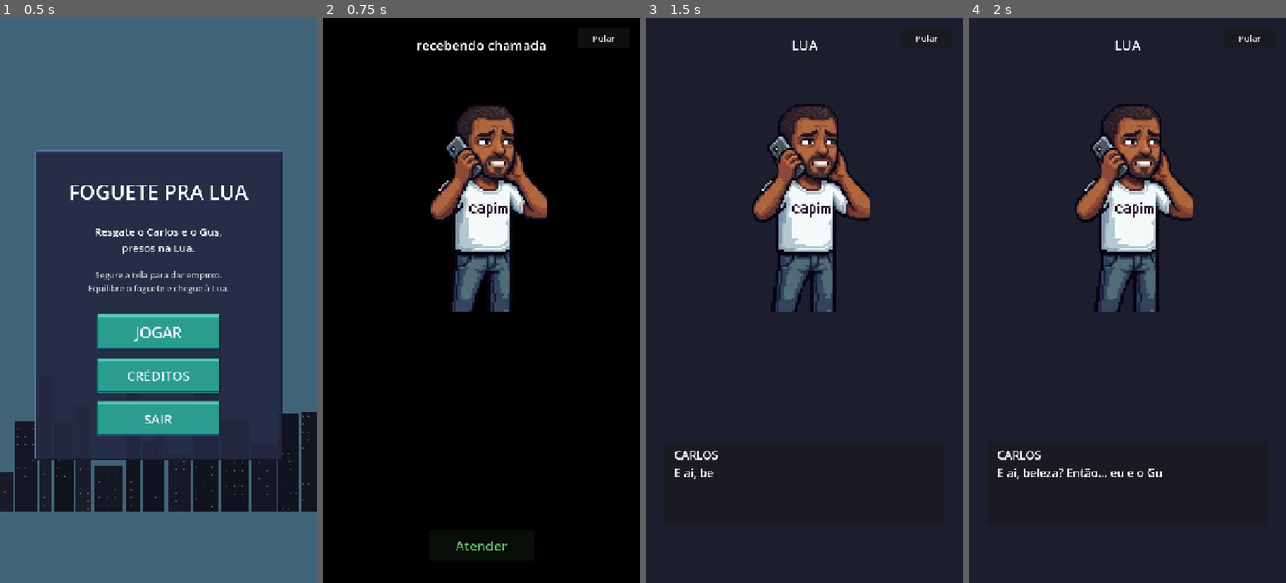
Above: before the commit, frames 1-4 (left to right).
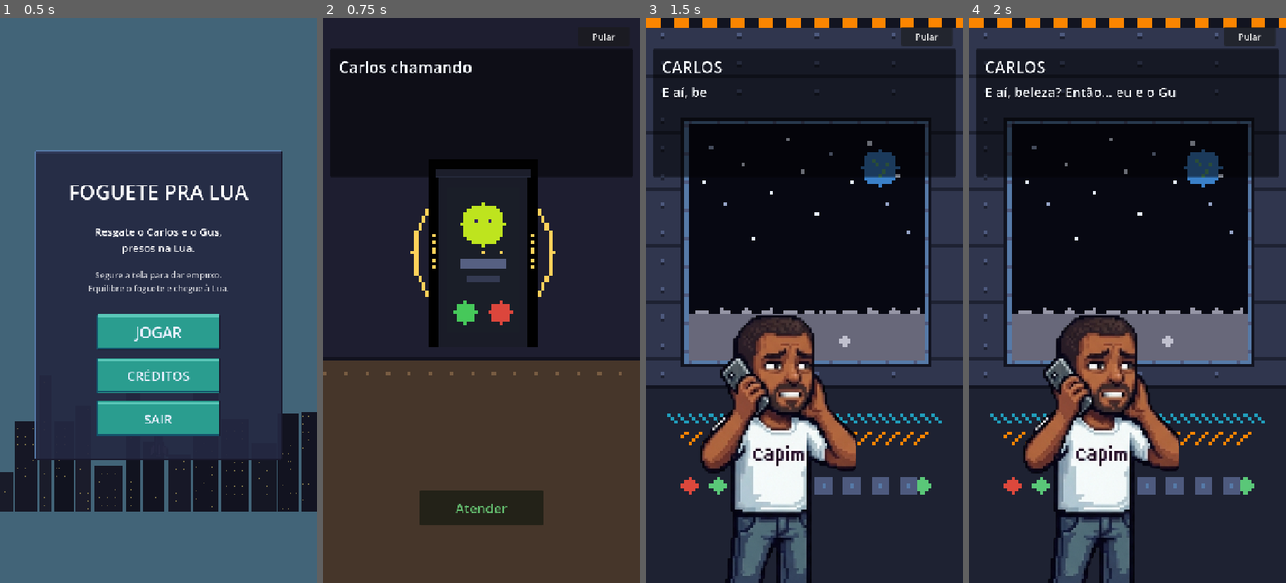
Above: after the commit, the same moments.

Repository: lucasevero/foguete-pra-lua
Game: Godot game, scene res://main.tscn
Same seed, same stepped clock (60 frames per second), same inputs: the game is played once before the commit and once after it.
Inputs:
- Up to frame 1 (0.5 s): no input
- Up to frame 2 (0.75 s): click "JOGAR" at 0.5 s
- Up to frame 3 (1.5 s): click "Atender" at 1.25 s
- Up to frame 4 (2 s): no input

Frame 1 is identical in both runs. In frame 2, 78% of the frame differs, in the area x 0-100%, y 0-100%; in frame 3, 58%; in frame 4, 58%.

Commit message:
feat(integration): cutscene visual overhaul (cross-cut mobile)
- Cross-cut por ambiente com background pixel-art: celular tocando (CALL),
  escritório da Capim p/ Luca (marca verde/roxo + skyline SP), interior do
  foguete na Lua p/ Carlos/Gus. Geradores procedurais reproduzíveis.
- Personagem grande ancorado no rodapé, posicionado por lado (portrait_side).
- Retrato do Gus atualizado (gus2), Você renomeado p/ LUCA.
- Input mobile: só toque/clique avança (mouse_filter=IGNORE nos Control não-botão);
  botões Atender/Pular. Atender reposicionado p/ o rodapé.
- Legibilidade: painel de texto opaco + texto branco com contorno, fonte maior,
  sem rótulos LUA/TERRA (só nome + fala).

Co-Authored-By: Claude Opus 4.8 (1M context) <noreply@anthropic.com>

Diff:
--- a/cutscene_intro.gd
+++ b/cutscene_intro.gd
@@ -11,15 +11,18 @@
 const CARLOS_1 := preload("res://assets/cutscenes/carlos1.png")
 const CARLOS_2 := preload("res://assets/cutscenes/carlos2.png")
 const LUCA_1 := preload("res://assets/cutscenes/luca1.png")
-const GUS_1 := preload("res://assets/cutscenes/gus1.png")
+const GUS_2 := preload("res://assets/cutscenes/gus2.png")
+const LUA_BG := preload("res://assets/cutscenes/lua_bg.png")   # fundo: interior do foguete na Lua
+const CALL_BG := preload("res://assets/cutscenes/call_bg.png")     # fundo: celular tocando
+const OFFICE_BG := preload("res://assets/cutscenes/office_bg.png") # fundo: escritório da Capim
 
 static func build() -> Array[CutsceneBeat]:
 	var K := CutsceneBeat.Kind
 	var S := CutsceneBeat.PortraitSide
 	var beats: Array[CutsceneBeat] = [
-		CutsceneBeat.make(K.CALL, "CARLOS", "CARLOS chamando…", S.LEFT, Color.BLACK, ""),
+		CutsceneBeat.make(K.CALL, "CARLOS", "Carlos chamando", S.LEFT, Color.BLACK, ""),
 		CutsceneBeat.make(K.DIALOGUE, "CARLOS", "E aí, beleza? Então… eu e o Gus vibecodamos um foguete no fim de semana.", S.LEFT, MOON, "LUA"),
-		CutsceneBeat.make(K.DIALOGUE, "VOCÊ", "Vocês fizeram o quê?", S.RIGHT, ROOM, "TERRA — seu quarto"),
+		CutsceneBeat.make(K.DIALOGUE, "LUCA", "Vocês fizeram o quê?", S.RIGHT, ROOM, "TERRA — seu quarto"),
 		CutsceneBeat.make(K.DIALOGUE, "CARLOS", "Funcionou! A gente chegou na Lua! De verdade!", S.LEFT, MOON, "LUA"),
 		CutsceneBeat.make(K.DIALOGUE, "CARLOS", "É… só que a gente esqueceu de codar a volta.", S.LEFT, MOON, "LUA"),
 		CutsceneBeat.make(K.DIALOGUE, "GUS", "FALA PRA ELE TRAZER LANCHE!", S.RIGHT, MOON, "LUA"),
@@ -27,12 +30,19 @@
 		CutsceneBeat.make(K.CAPTION, "", "Missão de resgate iniciada.", S.LEFT, SKY, ""),
 	]
 	beats[7].auto_advance_after = 2.5   # a legenda final aparece sozinha e segue pro jogo
-	# retratos por beat (o beat 7/legenda fica sem retrato)
-	beats[0].portrait = CARLOS_1   # recebendo chamada
+	# retratos por beat (beat 0/chamada e beat 7/legenda ficam sem retrato)
 	beats[1].portrait = CARLOS_1   # primeiro diálogo (calmo)
 	beats[2].portrait = LUCA_1     # Você (Luca)
 	beats[3].portrait = CARLOS_2   # aflito
 	beats[4].portrait = CARLOS_2
-	beats[5].portrait = GUS_1      # Gus ao fundo
+	beats[5].portrait = GUS_2      # Gus ao fundo
 	beats[6].portrait = CARLOS_2
+	# ambiente LUA (interior do foguete) nas falas do Carlos/Gus
+	beats[1].background = LUA_BG
+	beats[3].background = LUA_BG
+	beats[4].background = LUA_BG
+	beats[5].background = LUA_BG
+	beats[6].background = LUA_BG
+	beats[0].background = CALL_BG     # tela de chamada: celular tocando
+	beats[2].background = OFFICE_BG   # Luca no escritório da Capim
 	return beats
--- a/cutscene_player.gd
+++ b/cutscene_player.gd
@@ -1,9 +1,10 @@
 class_name CutscenePlayer
 extends CanvasLayer
-## Player de cutscene reutilizável e data-driven — layout cross-cut (mobile/portrait).
-## Mostra o AMBIENTE do falante em tela cheia, cortando por beat. Emite `finished` no fim ou ao pular.
+## Player de cutscene reutilizável e data-driven — cross-cut (mobile/portrait).
+## Mostra o AMBIENTE do falante em tela cheia (fundo por textura), o personagem
+## grande ancorado no rodapé (esquerda/direita conforme o lado) e a fala no topo.
 ## Área: integration. Não conhece gameplay nem GameEvents — é pré-jogo/overlay genérico.
-## Input touch-first: tocar avança; botões Atender/Pular; ui_accept/ui_cancel p/ desktop.
+## Input MOBILE: toque/clique avança; botões Atender/Pular. Sem teclado.
 
 signal finished
 
@@ -11,13 +12,18 @@
 @export var beats: Array[CutsceneBeat] = []
 
 const CHARS_PER_SEC := 45.0
-## Cores de placeholder por falante (enquanto não há retrato de arte real).
+## Cores de placeholder por falante (usado só quando não há retrato de arte).
 const SPEAKER_COLORS := {
 	"CARLOS": Color(0.90, 0.45, 0.25),
 	"GUS": Color(0.35, 0.70, 0.45),
-	"VOCÊ": Color(0.45, 0.55, 0.90),
+	"LUCA": Color(0.45, 0.55, 0.90),
 }
 const DEFAULT_SPEAKER_COLOR := Color(0.5, 0.5, 0.5)
+
+## Enquadramento do personagem (grande, ancorado no rodapé; corte na perna = borda).
+const AV_SIZE := 640      # largura/altura do quadro do personagem
+const AV_DROP := 40       # quanto o quadro passa da borda inferior
+const AV_OVER := 40       # transbordo lateral (personagem encosta na borda)
 
 var _beats: Array[CutsceneBeat] = []
 var _index: int = -1
@@ -25,14 +31,15 @@
 var _tween: Tween
 
 @onready var _bg: ColorRect = $Background
+@onready var _bg_art: TextureRect = $BackgroundArt
 @onready var _scene: Control = $Scene
-@onready var _location: Label = $Scene/LocationLabel
+@onready var _top_panel: Panel = $Scene/TopPanel
+@onready var _location: Label = $Scene/TopPanel/LocationLabel
+@onready var _speaker: Label = $Scene/TopPanel/SpeakerName
+@onready var _subtitle: RichTextLabel = $Scene/TopPanel/SubtitleText
 @onready var _avatar: Panel = $Scene/Avatar
 @onready var _avatar_initial: Label = $Scene/Avatar/Initial
 @onready var _avatar_art: TextureRect = $Scene/Avatar/Art
-@onready var _subtitle_box: Panel = $Scene/SubtitleBox
-@onready var _speaker: Label = $Scene/SubtitleBox/SpeakerName
-@onready var _subtitle: RichTextLabel = $Scene/SubtitleBox/SubtitleText
 @onready var _answer_button: Button = $Scene/AnswerButton
 @onready var _skip_button: Button = $Scene/SkipButton
 @onready var _caption: Label = $Caption
@@ -62,10 +69,11 @@
 	finished.emit()
 
 func _unhandled_input(event: InputEvent) -> void:
-	if event.is_action_pressed("ui_cancel"):
-		skip()
-		get_viewport().set_input_as_handled()
-	elif event.is_action_pressed("ui_accept") or (event is InputEventMouseButton and event.pressed):
+	# Mobile: toque/clique avança. O toque emula mouse (emulate_mouse_from_touch,
+	# ligado por padrão — mesma convenção do player.gd), então basta o MouseButton
+	# (tratar ScreenTouch junto dispararia 2x por toque). Os Control não-botão têm
+	# mouse_filter=IGNORE no .tscn pra o evento chegar aqui; os botões capturam o seu.
+	if event is InputEventMouseButton and event.pressed:
 		advance()
 		get_viewport().set_input_as_handled()
 
@@ -78,7 +86,12 @@
 	_show_beat(_beats[_index])
 
 func _show_beat(beat: CutsceneBeat) -> void:
-	_bg.color = beat.background_color   # placeholder do ambiente; textura real entra via slot
+	_bg.color = beat.background_color        # cor de fallback do ambiente
+	if beat.background != null:               # textura do ambiente (ex.: LUA)
+		_bg_art.texture = beat.background
+		_bg_art.visible = true
+	else:
+		_bg_art.visible = false
 	if beat.sfx != null:
 		_audio.stream = beat.sfx
 		_audio.play()
@@ -92,24 +105,29 @@
 	_arm_auto_advance(beat)
 
 func _show_call(beat: CutsceneBeat) -> void:
-	# Beat 0: tela "recebendo chamada" (estruturada a partir de beat.speaker).
+	# Tela "Carlos chamando" — sem imagem do personagem, só o texto + Atender.
 	_scene.visible = true
 	_caption.visible = false
-	_location.text = "recebendo chamada"
-	_speaker.text = beat.speaker
-	_subtitle_box.visible = false
+	_top_panel.visible = true
+	_location.visible = false
+	_speaker.visible = true
+	_speaker.text = beat.text                 # "Carlos chamando"
+	_subtitle.visible = false
+	_avatar.visible = false
 	_answer_button.visible = true
 	_skip_button.visible = true
-	_set_avatar(beat)
 	_typing = false
 
 func _show_dialogue(beat: CutsceneBeat) -> void:
-	# Cross-cut: mostra o ambiente do falante (beat.location) em tela cheia.
+	# Cross-cut: ambiente + personagem grande no rodapé + fala no topo.
 	_scene.visible = true
 	_caption.visible = false
-	_location.text = beat.location
+	_top_panel.visible = true
+	_location.visible = false
+	_speaker.visible = true
 	_speaker.text = beat.speaker
-	_subtitle_box.visible = true
+	_subtitle.visible = true
+	_avatar.visible = true
 	_answer_button.visible = false
 	_skip_button.visible = true
 	_set_avatar(beat)
@@ -126,11 +144,28 @@
 	_tween.tween_property(_caption, "modulate:a", 1.0, 0.6)
 
 func _set_avatar(beat: CutsceneBeat) -> void:
+	# Posiciona o personagem grande no rodapé, no lado indicado por portrait_side.
+	var on_right := beat.portrait_side == CutsceneBeat.PortraitSide.RIGHT
+	_avatar.anchor_top = 1.0
+	_avatar.anchor_bottom = 1.0
+	_avatar.offset_top = -AV_SIZE
+	_avatar.offset_bottom = AV_DROP
+	if on_right:
+		_avatar.anchor_left = 1.0
+		_avatar.anchor_right = 1.0
+		_avatar.offset_left = -AV_SIZE + AV_OVER
+		_avatar.offset_right = AV_OVER
+	else:
+		_avatar.anchor_left = 0.0
+		_avatar.anchor_right = 0.0
+		_avatar.offset_left = -AV_OVER
+		_avatar.offset_right = AV_SIZE - AV_OVER
+	# textura vs placeholder
 	if beat.portrait != null:
 		_avatar_art.texture = beat.portrait
 		_avatar_art.visible = true
 		_avatar_initial.visible = false
-		_avatar.self_modulate = Color(1, 1, 1, 0)   # esconde a caixa placeholder; mostra só o sprite transparente
+		_avatar.self_modulate = Color(1, 1, 1, 0)   # esconde a caixa; só o sprite transparente
 	else:
 		_avatar_art.visible = false
 		_avatar_initial.visible = true
--- a/cutscene_player.tscn
+++ b/cutscene_player.tscn
@@ -6,77 +6,105 @@
 script = ExtResource("1")
 
 [node name="Background" type="ColorRect" parent="."]
+mouse_filter = 2
 anchor_right = 1.0
 anchor_bottom = 1.0
 color = Color(0, 0, 0, 1)
 
+[node name="BackgroundArt" type="TextureRect" parent="."]
+visible = false
+mouse_filter = 2
+anchor_right = 1.0
+anchor_bottom = 1.0
+expand_mode = 1
+stretch_mode = 6
+
 [node name="Scene" type="Control" parent="."]
+mouse_filter = 2
 anchor_right = 1.0
 anchor_bottom = 1.0
 
-[node name="LocationLabel" type="Label" parent="Scene"]
-anchor_right = 1.0
-offset_top = 40.0
-offset_bottom = 84.0
-horizontal_alignment = 1
-theme_override_font_sizes/font_size = 30
-
 [node name="Avatar" type="Panel" parent="Scene"]
-anchor_left = 0.5
-anchor_right = 0.5
-offset_left = -240.0
-offset_top = 150.0
-offset_right = 240.0
-offset_bottom = 700.0
+mouse_filter = 2
+anchor_top = 1.0
+anchor_bottom = 1.0
+offset_left = -40.0
+offset_top = -640.0
+offset_right = 600.0
+offset_bottom = 40.0
 
 [node name="Initial" type="Label" parent="Scene/Avatar"]
+mouse_filter = 2
 anchor_right = 1.0
 anchor_bottom = 1.0
 horizontal_alignment = 1
 vertical_alignment = 1
-theme_override_font_sizes/font_size = 150
+theme_override_font_sizes/font_size = 140
 
 [node name="Art" type="TextureRect" parent="Scene/Avatar"]
 visible = false
+mouse_filter = 2
 anchor_right = 1.0
 anchor_bottom = 1.0
 expand_mode = 1
 stretch_mode = 5
 
-[node name="SubtitleBox" type="Panel" parent="Scene"]
-anchor_top = 1.0
+[node name="TopPanel" type="Panel" parent="Scene"]
+self_modulate = Color(0.06, 0.07, 0.12, 0.92)
+mouse_filter = 2
+anchor_right = 1.0
+offset_left = 16.0
+offset_top = 70.0
+offset_right = -16.0
+offset_bottom = 360.0
+
+[node name="LocationLabel" type="Label" parent="Scene/TopPanel"]
+visible = false
+mouse_filter = 2
+anchor_right = 1.0
+offset_left = 20.0
+offset_top = 12.0
+offset_right = -20.0
+offset_bottom = 52.0
+theme_override_colors/font_color = Color(0.96, 0.98, 1, 1)
+theme_override_colors/font_outline_color = Color(0.04, 0.04, 0.08, 1)
+theme_override_constants/outline_size = 6
+theme_override_font_sizes/font_size = 28
+
+[node name="SpeakerName" type="Label" parent="Scene/TopPanel"]
+mouse_filter = 2
+anchor_right = 1.0
+offset_left = 20.0
+offset_top = 16.0
+offset_right = -20.0
+offset_bottom = 68.0
+theme_override_colors/font_color = Color(0.96, 0.98, 1, 1)
+theme_override_colors/font_outline_color = Color(0.04, 0.04, 0.08, 1)
+theme_override_constants/outline_size = 6
+theme_override_font_sizes/font_size = 36
+
+[node name="SubtitleText" type="RichTextLabel" parent="Scene/TopPanel"]
+mouse_filter = 2
 anchor_right = 1.0
 anchor_bottom = 1.0
-offset_left = 40.0
-offset_top = -320.0
-offset_right = -40.0
-offset_bottom = -130.0
-
-[node name="SpeakerName" type="Label" parent="Scene/SubtitleBox"]
-offset_left = 24.0
-offset_top = 12.0
-offset_right = 400.0
-offset_bottom = 46.0
-theme_override_font_sizes/font_size = 26
-
-[node name="SubtitleText" type="RichTextLabel" parent="Scene/SubtitleBox"]
-anchor_right = 1.0
-anchor_bottom = 1.0
-offset_left = 24.0
-offset_top = 52.0
-offset_right = -24.0
-offset_bottom = -20.0
-theme_override_font_sizes/normal_font_size = 26
+offset_left = 20.0
+offset_top = 76.0
+offset_right = -20.0
+offset_bottom = -16.0
+theme_override_colors/default_color = Color(0.96, 0.98, 1, 1)
+theme_override_colors/font_outline_color = Color(0.04, 0.04, 0.08, 1)
+theme_override_constants/outline_size = 6
+theme_override_font_sizes/normal_font_size = 30
 
 [node name="AnswerButton" type="Button" parent="Scene"]
 anchor_left = 0.5
 anchor_top = 1.0
 anchor_right = 0.5
 anchor_bottom = 1.0
-offset_left = -120.0
-offset_top = -120.0
-offset_right = 120.0
-offset_bottom = -50.0
+offset_left = -140.0
+offset_top = -210.0
+offset_right = 140.0
+offset_bottom = -130.0
 text = "Atender"
 modulate = Color(0.45, 0.85, 0.5, 1)
 theme_override_font_sizes/font_size = 30
@@ -85,13 +113,14 @@
 anchor_left = 1.0
 anchor_right = 1.0
 offset_left = -140.0
-offset_top = 24.0
+offset_top = 20.0
 offset_right = -24.0
-offset_bottom = 68.0
+offset_bottom = 64.0
 text = "Pular"
 theme_override_font_sizes/font_size = 20
 
 [node name="Caption" type="Label" parent="."]
+mouse_filter = 2
 anchor_right = 1.0
 anchor_bottom = 1.0
 horizontal_alignment = 1
Binary file added: assets/cutscenes/call_bg.png
Not shown, added: assets/cutscenes/call_bg.png.import
Binary file removed: assets/cutscenes/gus1.png
Binary file added: assets/cutscenes/gus2.png
Not shown, added: assets/cutscenes/gus2.png.import
Binary file added: assets/cutscenes/lua_bg.png
Not shown, changed: assets/cutscenes/lua_bg.png.import
Binary file added: assets/cutscenes/office_bg.png
Not shown, added: assets/cutscenes/office_bg.png.import
Not shown, added: assets/cutscenes/generate_cutscene_bgs.py
Not shown, added: assets/cutscenes/generate_lua_bg.py
